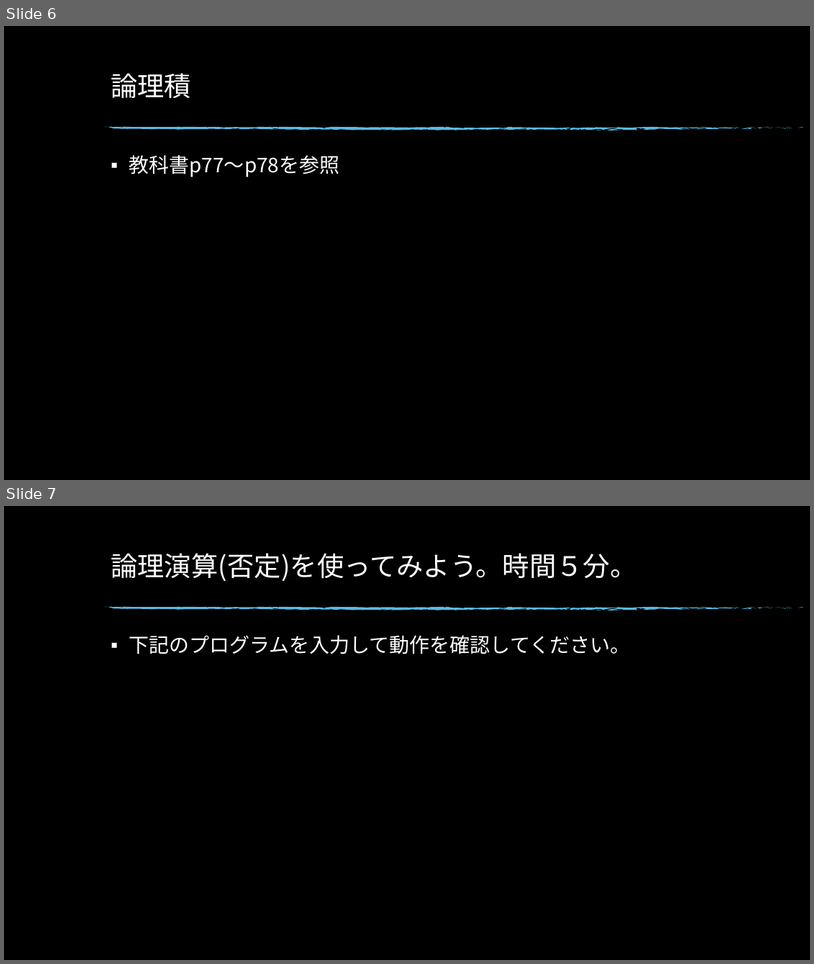
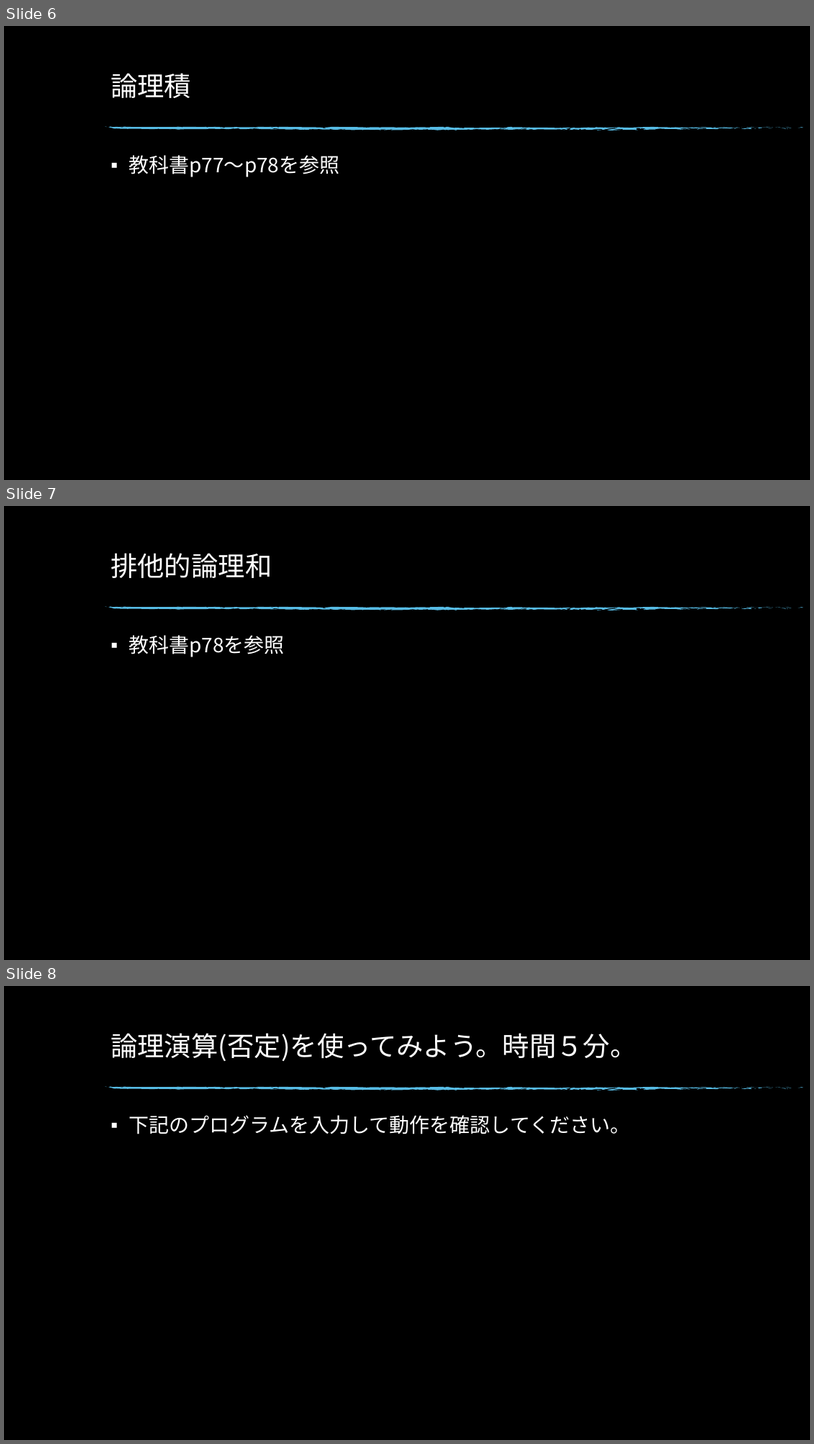
Before and after one commit to KawaharaKiyohara/GameMath_2, a slide deck: new/【ゲーム数学Ⅱ】第六回目_論理演算.pptx. Shown one above the other, each under a label of ours: slides 6 and 7 before the commit, slides 6, 7 and 8 after it. The pictures are 814x964 and 814x1444 pixels, drawn with LibreOffice and Linux fonts; fonts in the diff are those of the drawing; background and template pictures are left out. Boxes give left, top, right and bottom in pixels: in the first picture for what was removed or moved away, otherwise in the second. Text is boxed around its words. In the diff, an @@ line names an element or a change of style, - is before the commit and + after.

```diff
--- a/new/【ゲーム数学Ⅱ】第六回目_論理演算.pptx
+++ b/new/【ゲーム数学Ⅱ】第六回目_論理演算.pptx
@@ slide 7 added at (x1=4, y1=506, x2=810, y2=960), background picture (left out); not listed: 74 template elements that a slide beside it also shows @@
@@ title added at (x1=111, y1=553, x2=272, y2=578), 32 pt, text #FFFFFF @@
+排他的論理和
@@ text added at (x1=129, y1=635, x2=286, y2=657), 24 pt, text #FFFFFF @@
+▪ 教科書p78を参照
@@ what was slide 7 is now slide 8 @@
```
Also in this commit, not shown: 5 other slides added.
